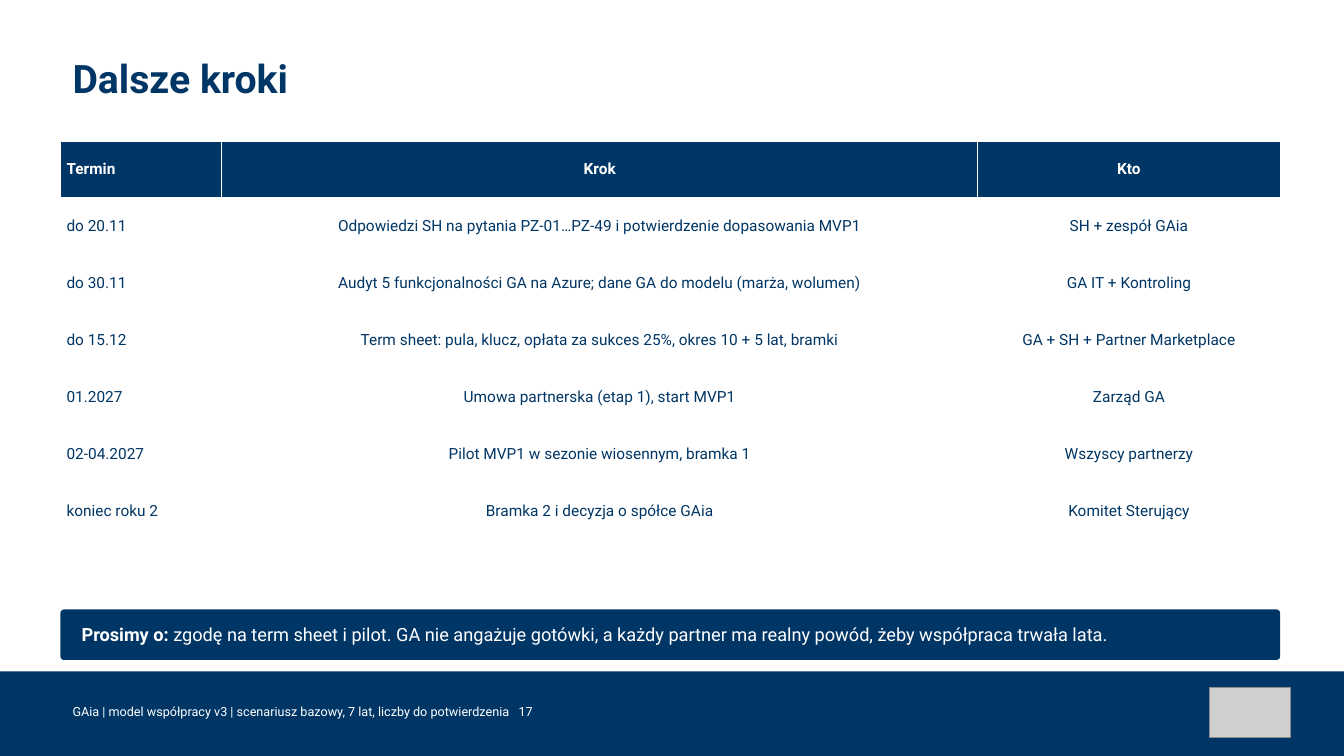
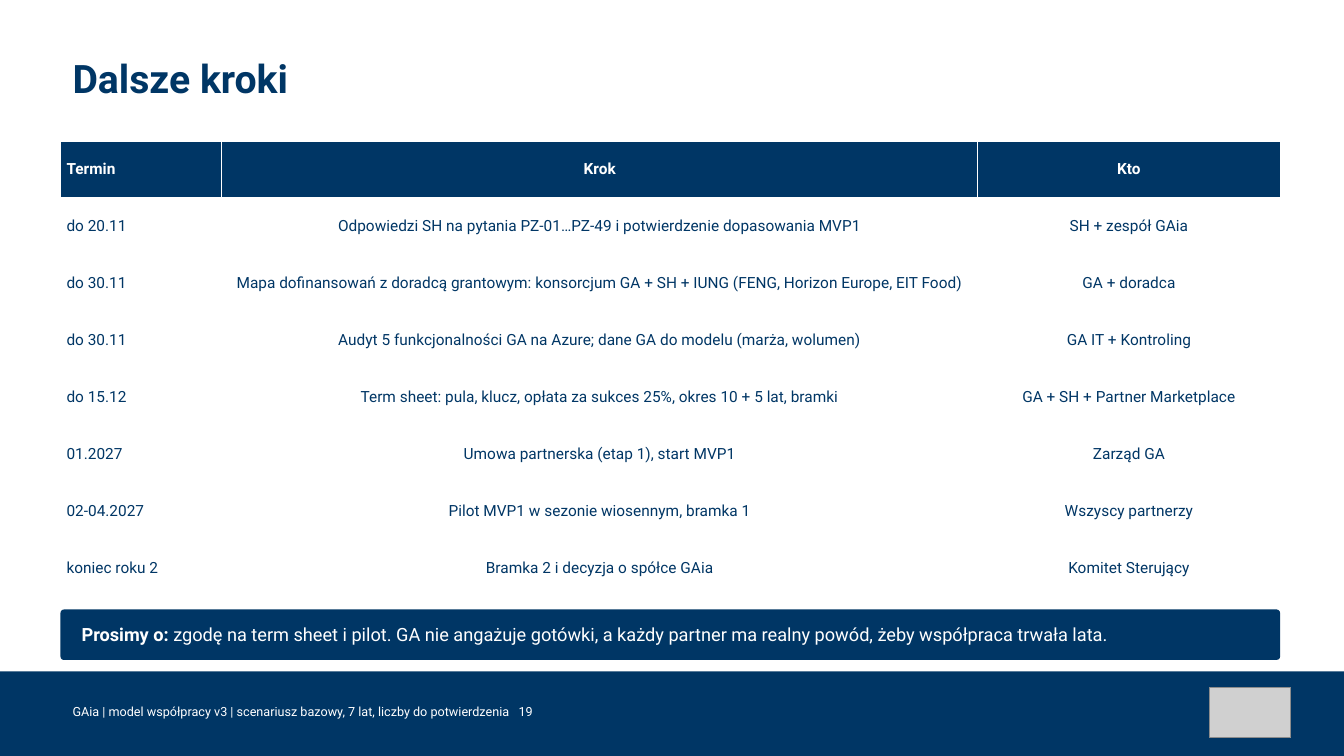
Before and after one commit to Angelika-pruchniak/gaia, a slide deck: slide 19 of GA_GAia_prezentacja_model_wspolpracy_v3.pptx (slide 17 before the commit). Drawn at 1344x756 pixels with LibreOffice and Linux fonts; fonts in the diff are those of the drawing; grey boxes stand for pictures. Boxes give left, top, right and bottom in pixels: in the first picture for what was removed or moved away, otherwise in the second. Text is boxed around its words. In the diff, an @@ line names an element or a change of style, - is before the commit and + after.

```diff
--- a/GA_GAia_prezentacja_model_wspolpracy_v3.pptx
+++ b/GA_GAia_prezentacja_model_wspolpracy_v3.pptx
@@ table at box(60, 141, 1280, 597) @@
+row 3: do 30.11 | Mapa dofinansowań z doradcą grantowym: konsorcjum GA + SH + IUNG (FENG, Horizon Europe, EIT Food) | GA + doradca
@@ text at box(73, 706, 533, 719): text changed @@
-GAia | model współpracy v3 | scenariusz bazowy, 7 lat, liczby do potwierdzenia 17
+GAia | model współpracy v3 | scenariusz bazowy, 7 lat, liczby do potwierdzenia 19
```
Also in this commit, not shown: 4 other slides changed, 2 slides added, 6 other files.
